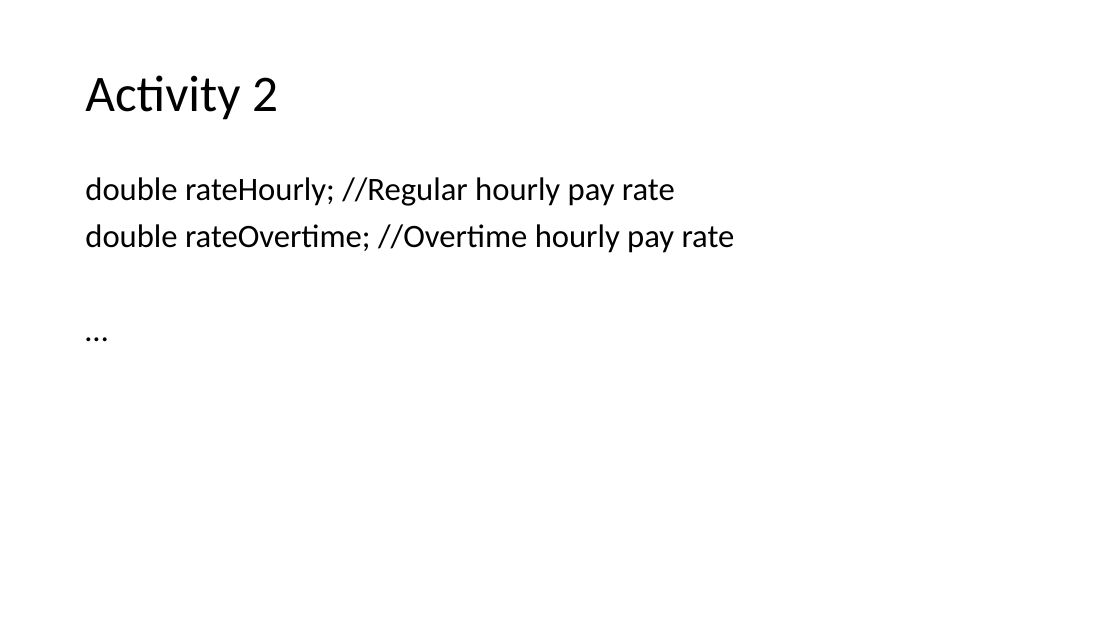
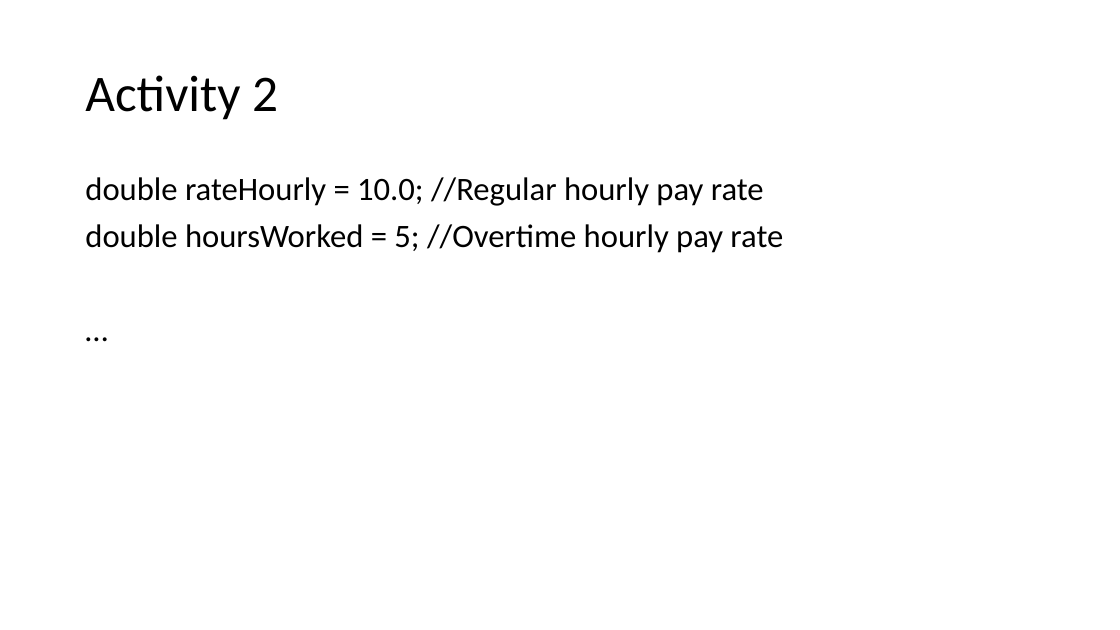
Before and after one commit to kingsman142/CS0007-UTA, a slide deck: slide 6 of Powerpoints/CS0007 Week 4.pptx. Drawn at 1120x630 pixels with LibreOffice and Linux fonts; fonts in the diff are those of the drawing. Boxes give left, top, right and bottom in pixels: in the first picture for what was removed or moved away, otherwise in the second. Text is boxed around its words. In the diff, an @@ line names an element or a change of style, - is before the commit and + after.

```diff
--- a/Powerpoints/CS0007 Week 4.pptx
+++ b/Powerpoints/CS0007 Week 4.pptx
@@ text at (x1=85, y1=177, x2=783, y2=253): text changed @@
-double rateHourly; //Regular hourly pay rate
-double rateOvertime; //Overtime hourly pay rate
+double rateHourly = 10.0; //Regular hourly pay rate
+double hoursWorked = 5; //Overtime hourly pay rate
```
Also in this commit, not shown: 6 other slides changed, 2 other files.
